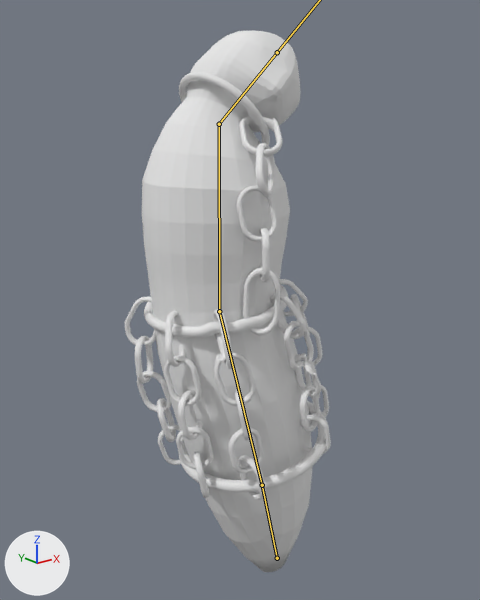
One commit to the FBX model Assets/Models/EnemyModels/Ghost/Ghost.fbx: the scene before it, then after it.
The view is the same before and after, from a camera (50 mm lens) standing at (-2.14, -2.42, 1.44) and looking at (-0.17, 0.04, 0.45). The axes (+X, +Y, +Z) are drawn at lower left. The lights are the same throughout. Both versions are drawn at frame 1 of the action 'VampireStand.001'; the numbers are the values there. The bones that bend it are drawn over the model as lines.

The first picture shows 'GhostMesh'.
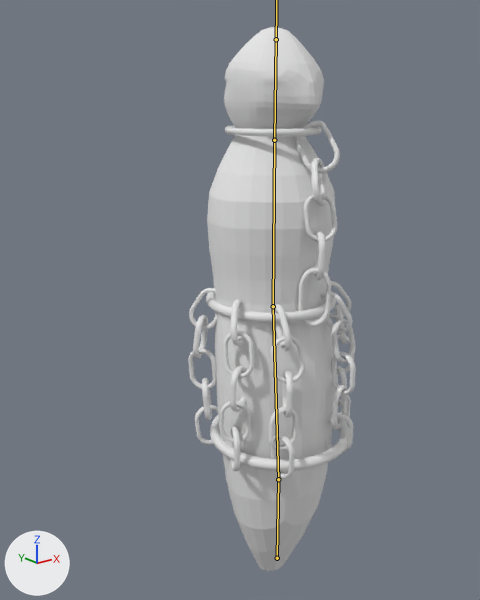
The edits, one by one:
Bone 'Bone' (bone_bone) turns from (0, 0, 12) to (0, 0, 0) degrees about its own x, y and z.
Bone 'Bone' (bone_bone) is rescaled from (1.0, 1.0, 1.0) to (0.95, 0.95, 0.95).
Bone 'Bone.002' (bone_bone_002) turns from (0, 0, -13) to (0, 0, 0) degrees about its own x, y and z.
Bone 'Bone.003' (bone_bone_003) turns from (-2, -5, -48) to (0, 0, 0) degrees about its own x, y and z.

Boxes (x1, y1, x2, y2) around the edits, measured in the pictures (480 x 600 px):
'GhostMesh', posed (18% narrower)
    before: (125, 31, 331, 572)
    after: (188, 27, 356, 571)
bone 'Bone', root to tip
    before: (277, 558) to (262, 485)
    after: (277, 558) to (278, 479)
bone 'Bone.002', root to tip
    before: (219, 311) to (219, 124)
    after: (273, 306) to (274, 140)
bone 'Bone.003', root to tip
    before: (219, 124) to (277, 52)
    after: (274, 140) to (276, 39)
